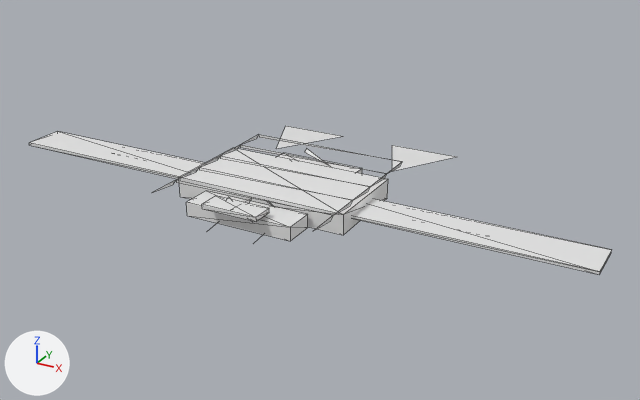
The OBJ model GameData/Meshes/Designs/korath/korath_freighter_mk2_31.obj: old version first, new version second.
Before and after are seen from a 50 mm camera at (14.6, -23.9, 12.2) aimed at (0.7, 1.4, -0.5). Every picture has the same lights, and +X, +Y and +Z are marked at lower left. The older version comes first. Mesh edges are drawn as thin lines. Where no turn or scale is listed for an object, it has been applied to the vertices. Vertices at exactly the same position are counted once.

Names of what the first picture shows: 'korath_freighter_mk2_31'.
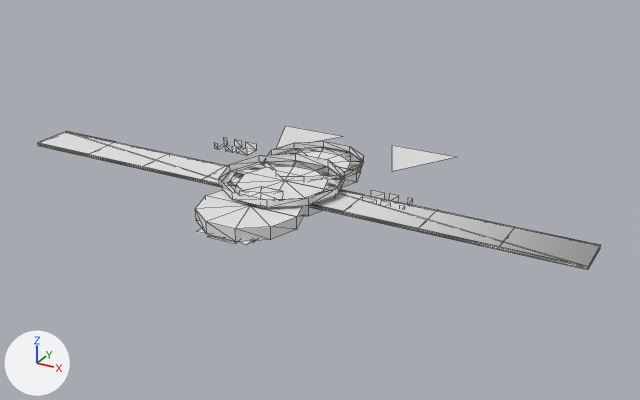
What changed in the scene script:
```text
Change me_korath_freighter_mk2_31:
    used by ob_korath_freighter_mk2_31; location = (0.0, 0.0, 0.0)
    remove me_korath_freighter_mk2_31.from_pydata(...)  # 141 vertices, 109 faces; spans x -10.9..10.9, y -3.3..6.6, z -0.1..0.8
    add me_korath_freighter_mk2_31.from_pydata(...)  # 395 vertices, 439 faces; spans x -10.5..10.5, y -3.8..6.6, z 0.0..0.8
    me_korath_freighter_mk2_31 part 1: the loose piece of 27 vertices spanning x -3.0..3.0, y -3.3..3.2, z 0.7..0.8 is rebuilt with 33 vertices and now spans x -2.1..2.1, y -2.1..2.0, z 0.6..0.8
    me_korath_freighter_mk2_31 part 2: the loose piece of 8 vertices spanning x -3.2..3.2, y -1.6..1.6, z 0.0..0.7 is rebuilt with 24 vertices and now spans x -2.0..2.0, y -1.7..2.0, z 0.1..0.6
    me_korath_freighter_mk2_31 part 3: the loose piece of 8 vertices spanning x -2.0..2.0, y -2.9..-1.8, z 0.0..0.5 is rebuilt with 24 vertices and now spans x -1.7..1.7, y -3.7..-0.4, z 0.1..0.5
    me_korath_freighter_mk2_31 part 4: the loose piece of 8 vertices spanning x -1.6..1.6, y 1.0..2.7, z 0.0..0.4 is rebuilt with 24 vertices and now spans x -1.6..1.6, y 0.7..3.9, z 0.1..0.5
    me_korath_freighter_mk2_31 part 5: the loose piece of 8 vertices spanning x -10.9..-0.1, y -1.0..0.5, z 0.3..0.4 is rebuilt with 48 vertices and now spans x -10.5..-0.2, y -0.9..0.7, z 0.3..0.4
    me_korath_freighter_mk2_31 part 6: the loose piece of 8 vertices spanning x 0.1..10.9, y -1.0..0.5, z 0.3..0.4 is rebuilt with 40 vertices and now spans x 0.2..10.5, y -0.9..0.7, z 0.3..0.4
    me_korath_freighter_mk2_31 part 7: 13 loose pieces with 44 vertices, spanning x -1.0..1.0, y -3.3..3.2, z -0.1..0.8, are deleted
    me_korath_freighter_mk2_31 part 8
    16 vertices are removed from x -7.4..7.4, y -1.2..3.0, z -0.1..0.6
    6 faces are deleted
    2 vertices move within x -0.9..0.9, y 3.2, z 0.0
    163 vertices are added at x -6.1..6.1, y -3.8..3.9, z 0.0..0.7
    20 new vertices lie (0.0, 0.4, 0.0) away from vertices in x -6.1..6.1, y -3.8..2.8, z 0.0..0.3
    138 new faces join them
    other edits to the shape of me_korath_freighter_mk2_31 do not show in these pictures
```

Pixel boxes [x1, y1, x2, y2] of what changed, in the pictures (640 x 400 px):
'korath_freighter_mk2_31', reshaped
    before: [29, 126, 612, 274]
    after: [38, 126, 600, 270]
part 1 of me_korath_freighter_mk2_31, rebuilt (49% narrower, 42% shorter)
    before: [152, 135, 402, 230]
    after: [219, 153, 345, 208]
part 2 of me_korath_freighter_mk2_31, rebuilt (46% narrower, 36% shorter)
    before: [179, 148, 388, 235]
    after: [228, 161, 341, 216]
part 3 of me_korath_freighter_mk2_31, rebuilt (11% narrower)
    before: [186, 191, 308, 241]
    after: [195, 190, 303, 242]
part 4 of me_korath_freighter_mk2_31, rebuilt
    before: [277, 153, 362, 174]
    after: [282, 147, 361, 188]
part 5 of me_korath_freighter_mk2_31, rebuilt
    before: [29, 131, 205, 179]
    after: [38, 131, 228, 187]
part 6 of me_korath_freighter_mk2_31, rebuilt
    before: [353, 199, 612, 274]
    after: [312, 189, 600, 270]
part 7 of me_korath_freighter_mk2_31, deleted
    before: [202, 149, 331, 236]
part 8 of me_korath_freighter_mk2_31, reshaped
    after: [196, 137, 413, 245]
